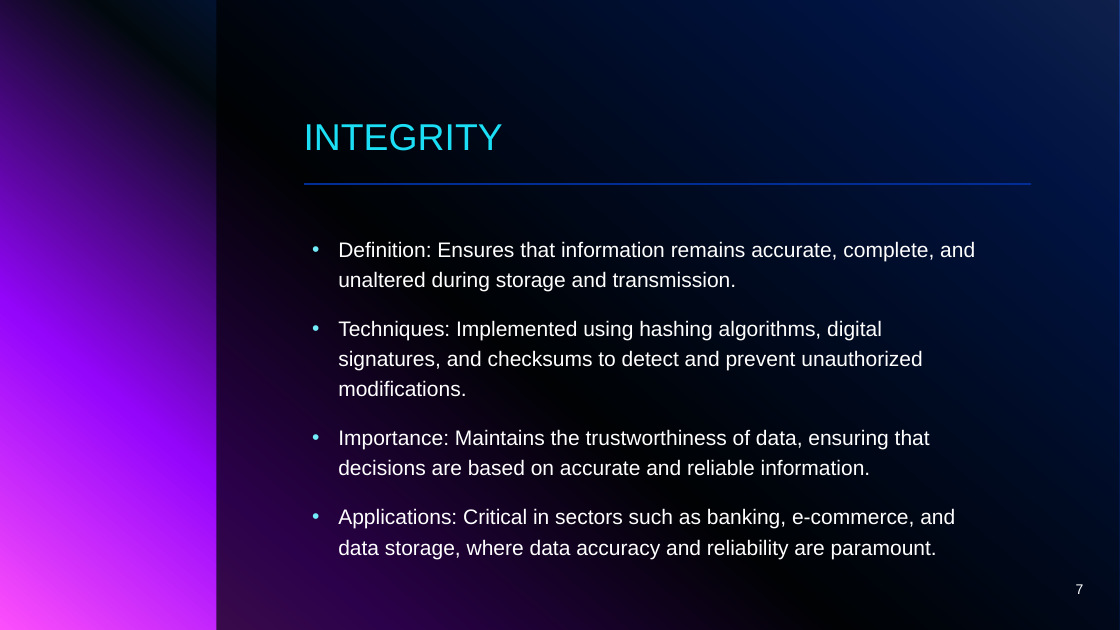
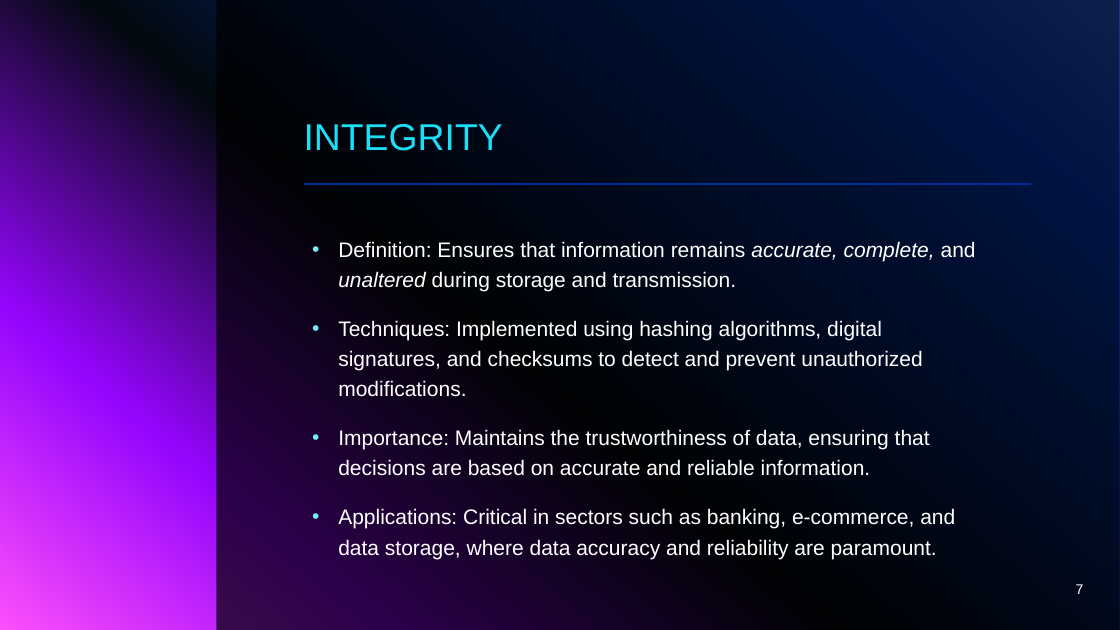
Before and after one commit to brodante/KeyGuardian, a slide deck: slide 7 of papers/PPT/KeyGuardian.pptx. Drawn at 1120x630 pixels with LibreOffice and Linux fonts; fonts in the diff are those of the drawing; background and template pictures are left out. Boxes give left, top, right and bottom in pixels: in the first picture for what was removed or moved away, otherwise in the second. Text is boxed around its words. In the diff, an @@ line names an element or a change of style, - is before the commit and + after.

```diff
--- a/papers/PPT/KeyGuardian.pptx
+++ b/papers/PPT/KeyGuardian.pptx
@@ text at (x1=338, y1=241, x2=976, y2=291): italic on in "accurate, complete, unaltered" @@
```
Also in this commit, not shown: 4 other slides changed, 8 slides added, 8 slides removed, 34 other files.
